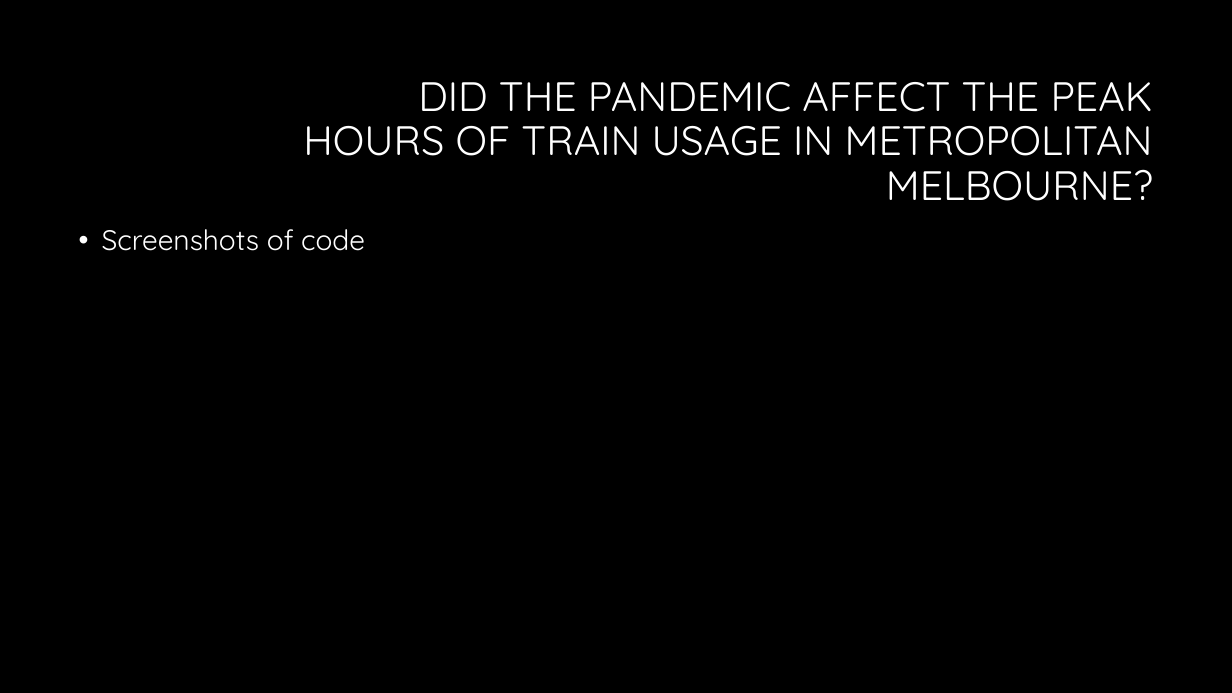
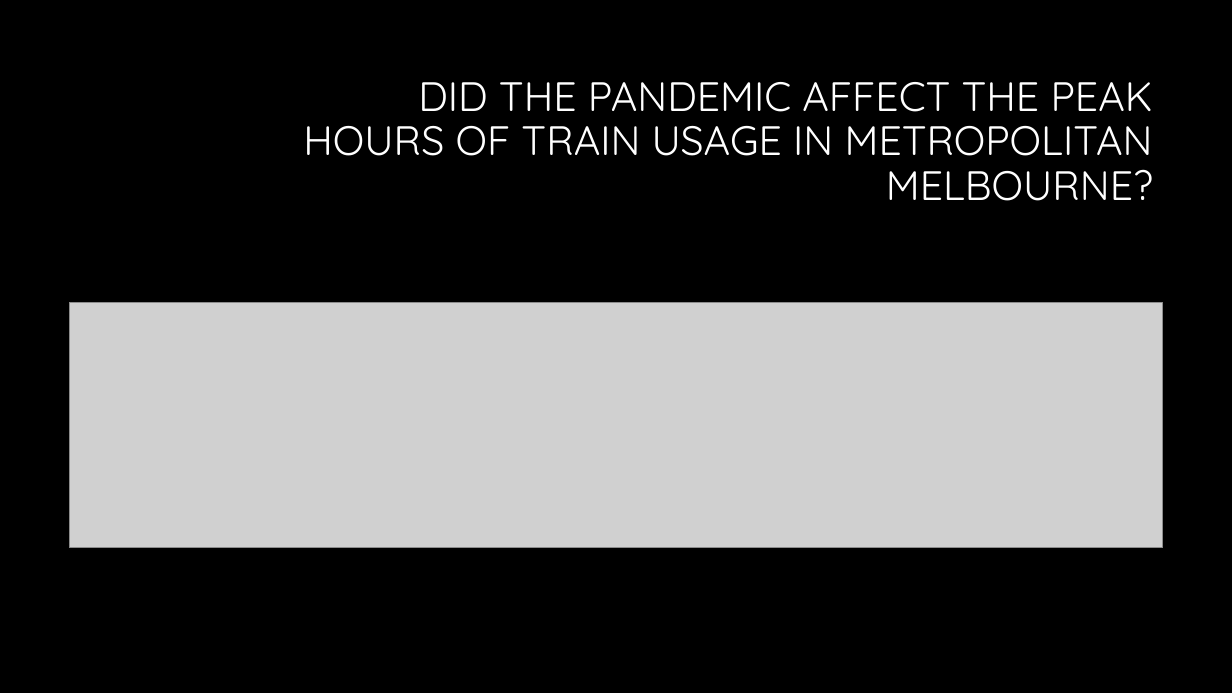
Before and after one commit to hendaman/project-1-challenge, a slide deck: slide 28 of Presentation/Exploring Mobility Patterns in Metropolitan Melbourne Presentation.pptx. Drawn at 1232x693 pixels with LibreOffice and Linux fonts; fonts in the diff are those of the drawing; grey boxes stand for pictures; background and template pictures are left out. Boxes give left, top, right and bottom in pixels: in the first picture for what was removed or moved away, otherwise in the second. Text is boxed around its words. In the diff, an @@ line names an element or a change of style, - is before the commit and + after.

```diff
--- a/Presentation/Exploring Mobility Patterns in Metropolitan Melbourne Presentation.pptx
+++ b/Presentation/Exploring Mobility Patterns in Metropolitan Melbourne Presentation.pptx
@@ text removed at [102, 229, 365, 251] @@
-• Screenshots of code
@@ picture added at [69, 302, 1163, 548] @@
```
Also in this commit, not shown: 7 other slides changed, 5 slides added.
